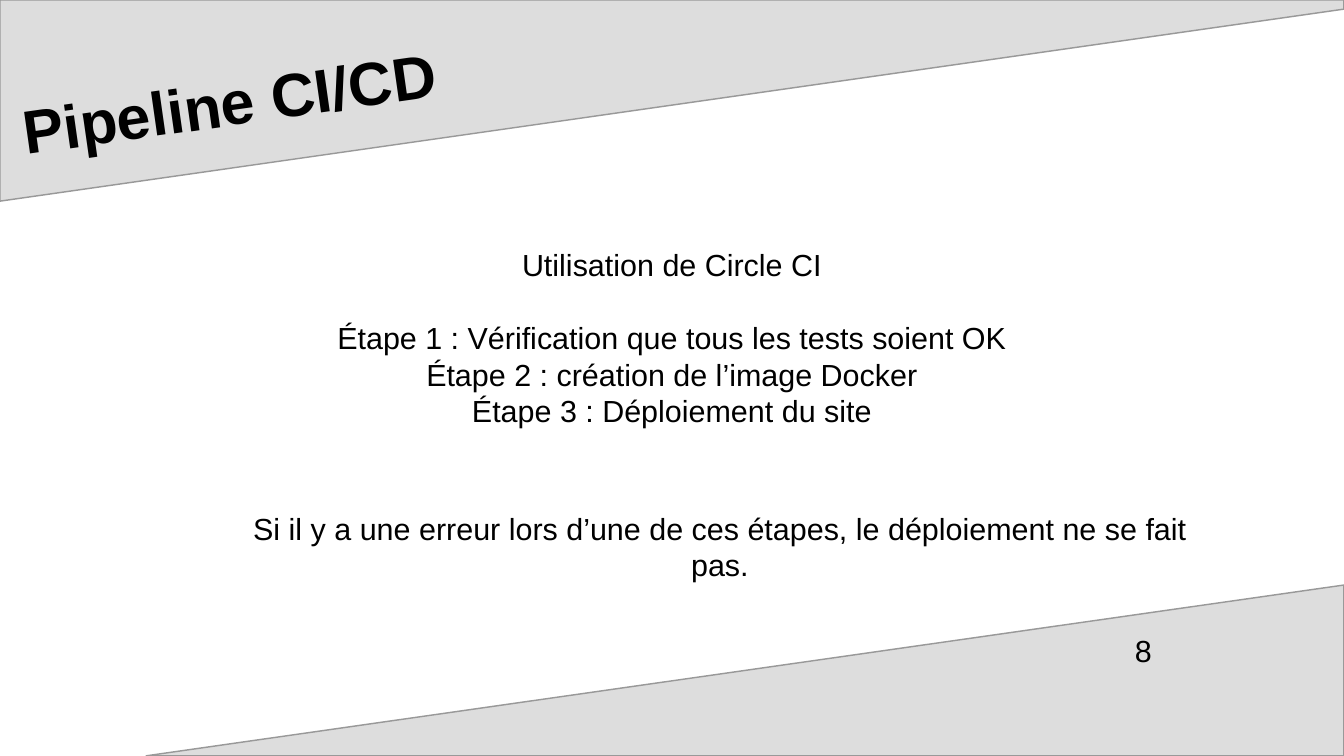
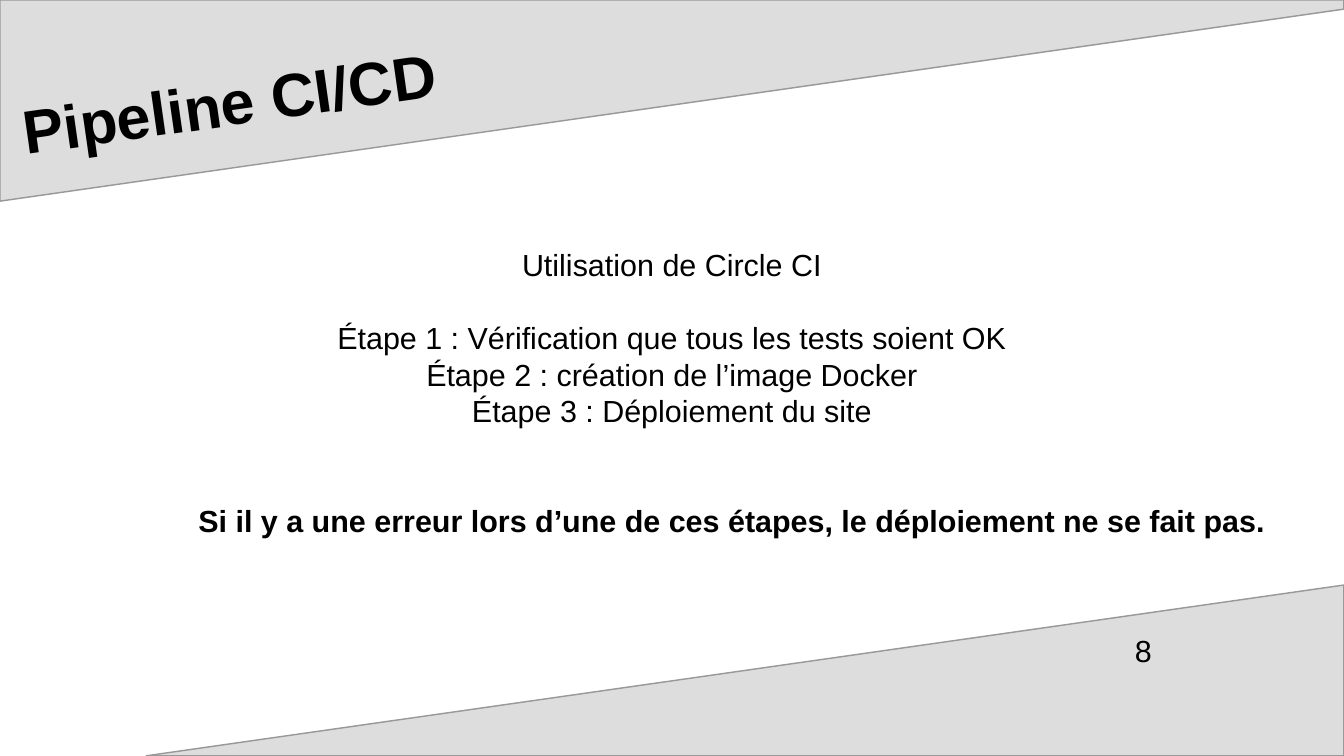
Before and after one commit to mcourte/OC_Projet13, a slide deck: slide 8 of ppt_soutenance_LAC.odp. Drawn at 1344x756 pixels with LibreOffice and Linux fonts; fonts in the diff are those of the drawing; background and template pictures are left out. Boxes give left, top, right and bottom in pixels: in the first picture for what was removed or moved away, otherwise in the second. Text is boxed around its words. In the diff, an @@ line names an element or a change of style, - is before the commit and + after.

```diff
--- a/ppt_soutenance_LAC.odp
+++ b/ppt_soutenance_LAC.odp
@@ text "Si il y a une ...": place and size @@
-text "Si il y a une ..." at (253, 517, 1187, 582)
+text "Si il y a une ..." at (198, 509, 1265, 538)
@@ text "Si il y a une ..." at (198, 509, 1265, 538): bold on @@
```
Also in this commit, not shown: 1 other slide changed, 1 other file.
